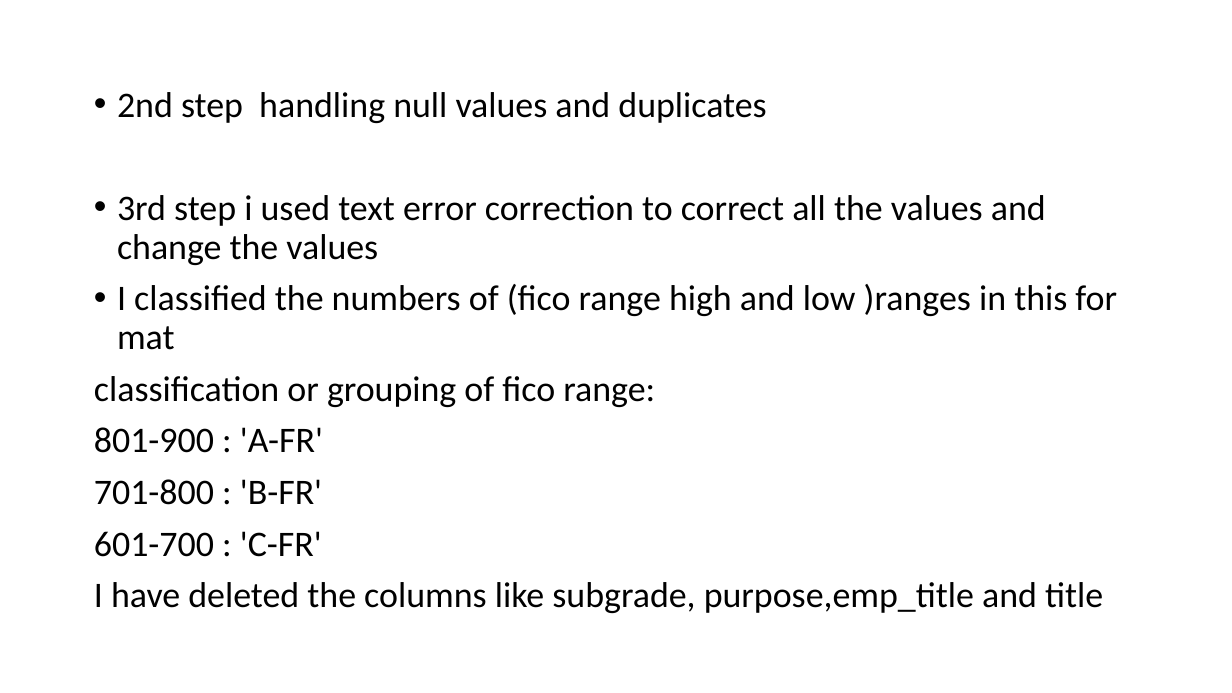
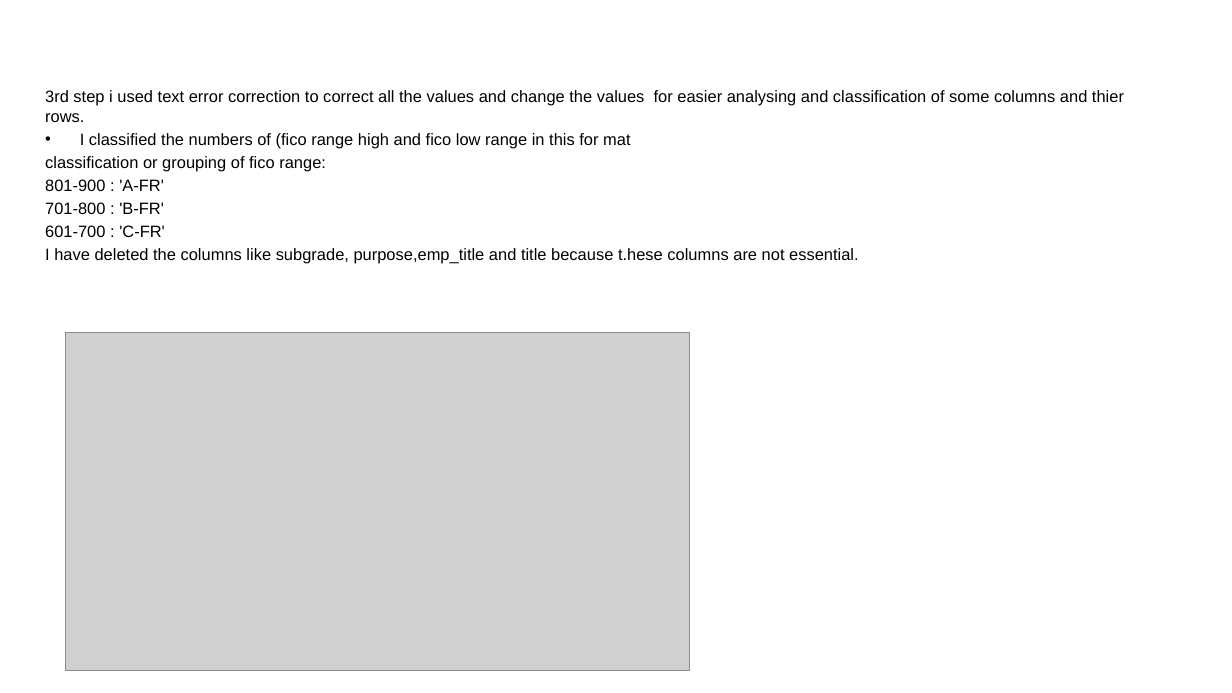
Before and after one commit to adityaravichander45/october-wkshop, a slide deck: slide 5 of Hackathon workshop.pptx. Drawn at 1232x693 pixels with LibreOffice and Linux fonts; fonts in the diff are those of the drawing; grey boxes stand for pictures; background and template pictures are left out. Boxes give left, top, right and bottom in pixels: in the first picture for what was removed or moved away, otherwise in the second. Text is boxed around its words. In the diff, an @@ line names an element or a change of style, - is before the commit and + after.

```diff
--- a/Hackathon workshop.pptx
+++ b/Hackathon workshop.pptx
@@ text "3rd step i used text ..." moved from (x1=94, y1=92, x2=1117, y2=613) to (x1=45, y1=90, x2=1124, y2=263) @@
@@ text at (x1=45, y1=90, x2=1124, y2=148): text changed; size 28 to 12.8 pt; font Calibri to Arial @@
-• 2nd step handling null values and duplicates
-• 3rd step i used text error correction to correct all the values and change the values
-• I classified the numbers of (fico range high and low )ranges in this for mat
+3rd step i used text error correction to correct all the values and change the values for easier analysing and classification of some columns and thier rows.
+• I classified the numbers of (fico range high and fico low range in this for mat
@@ text at (x1=45, y1=156, x2=326, y2=237): size 28 to 12.8 pt, font Calibri to Arial in "classification or grouping of fico range:", "801-900 : 'A-FR'", "701-800 : 'B-FR'", "601-700 : 'C-FR'"; line spacing 0.9 to 1; less space between paragraphs @@
@@ text at (x1=45, y1=248, x2=859, y2=263): text changed; size 28 to 12.8 pt; font Calibri to Arial @@
-I have deleted the columns like subgrade, purpose,emp_title and title
+I have deleted the columns like subgrade, purpose,emp_title and title because t.hese columns are not essential.
@@ picture added at (x1=65, y1=333, x2=689, y2=671) @@
```
Also in this commit, not shown: 7 other slides changed, 3 slides added, 12 slides removed.
